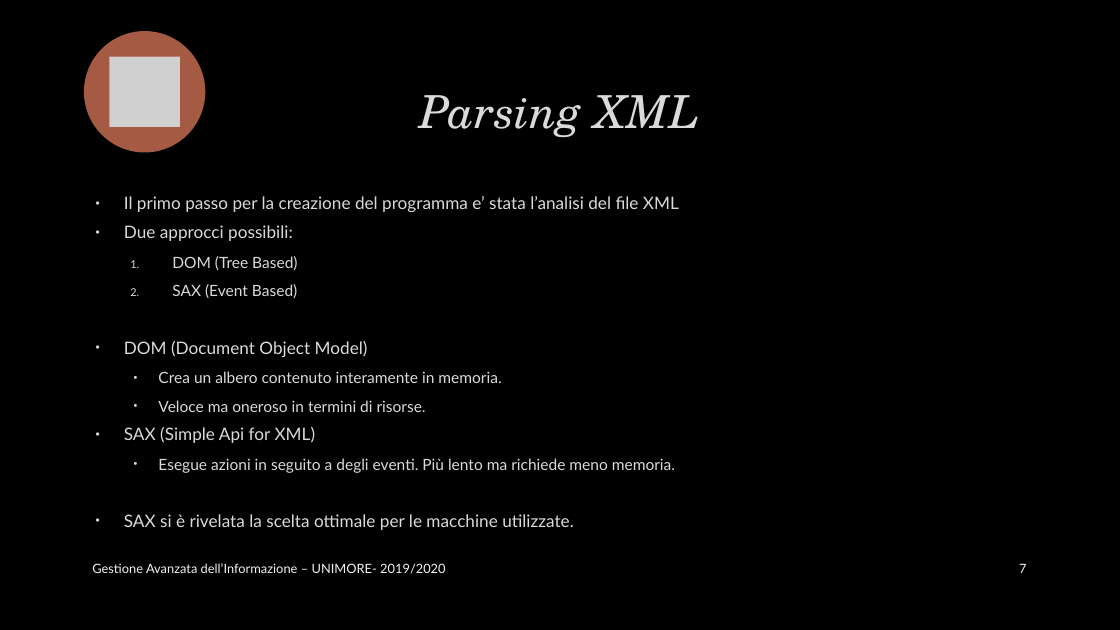
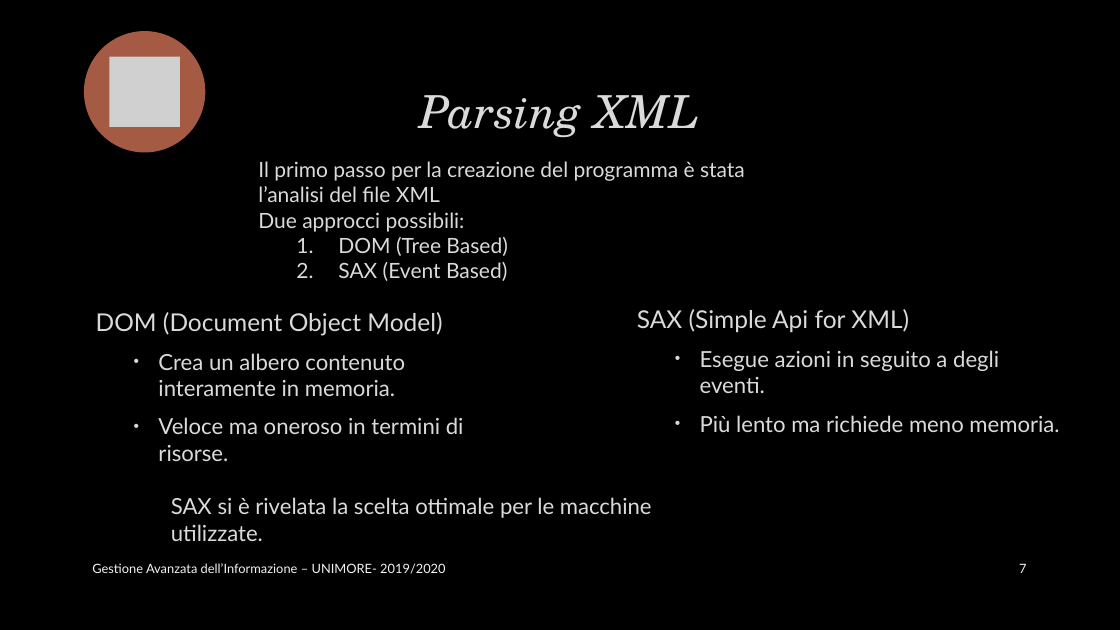
Before and after one commit to marcopiccinni/Search-Engine-for-DBLP, a slide deck: slide 7 of Doc-it.pptx. Drawn at 1120x630 pixels with LibreOffice and Linux fonts; fonts in the diff are those of the drawing; grey boxes stand for pictures; background and template pictures are left out. Boxes give left, top, right and bottom in pixels: in the first picture for what was removed or moved away, otherwise in the second. Text is boxed around its words. In the diff, an @@ line names an element or a change of style, - is before the commit and + after.

Commit message:
update documentation

```diff
--- a/Doc-it.pptx
+++ b/Doc-it.pptx
@@ text added at [258,161,745,281], 18 pt, text #DADADA @@
+Il primo passo per la creazione del programma è stata l’analisi del file XML
+Due approcci possibili:
+  1. DOM (Tree Based)
+  2. SAX (Event Based)
@@ text at [124,196,679,298]: paragraphs removed @@
-• Il primo passo per la creazione del programma e’ stata l’analisi del file XML
-• Due approcci possibili:
-  1. DOM (Tree Based)
-  2. SAX (Event Based)
@@ text "DOM (Document Object Model)": place and size @@
-text "DOM (Document Object Model)" at [124,196,679,530]
+text "DOM (Document Object Model)" at [96,312,464,461]
@@ text "DOM (Document Object Model)" at [96,312,464,461]: size 14.7 to 21 pt in "DOM (Document Object Model)"; size 13.3 to 19 pt in "Crea un albero contenuto interamente in memoria.", "Veloce ma oneroso in termini di risorse."; bullet • to none; line spacing 0.9 to 1.1; more space between paragraphs @@
@@ text added at [637,309,1059,432], 19 pt, text #DADADA @@
+SAX (Simple Api for XML)
+  • Esegue azioni in seguito a degli eventi.
+  • Più lento ma richiede meno memoria.
@@ text at [124,427,675,530]: paragraphs removed @@
-• SAX (Simple Api for XML)
-  • Esegue azioni in seguito a degli eventi. Più lento ma richiede meno memoria.
-• SAX si è rivelata la scelta ottimale per le macchine utilizzate.
@@ text added at [171,497,652,518], 19 pt, text #DADADA @@
+SAX si è rivelata la scelta ottimale per le macchine utilizzate.
```
Also in this commit, not shown: 5 other slides changed, 1 other file.
